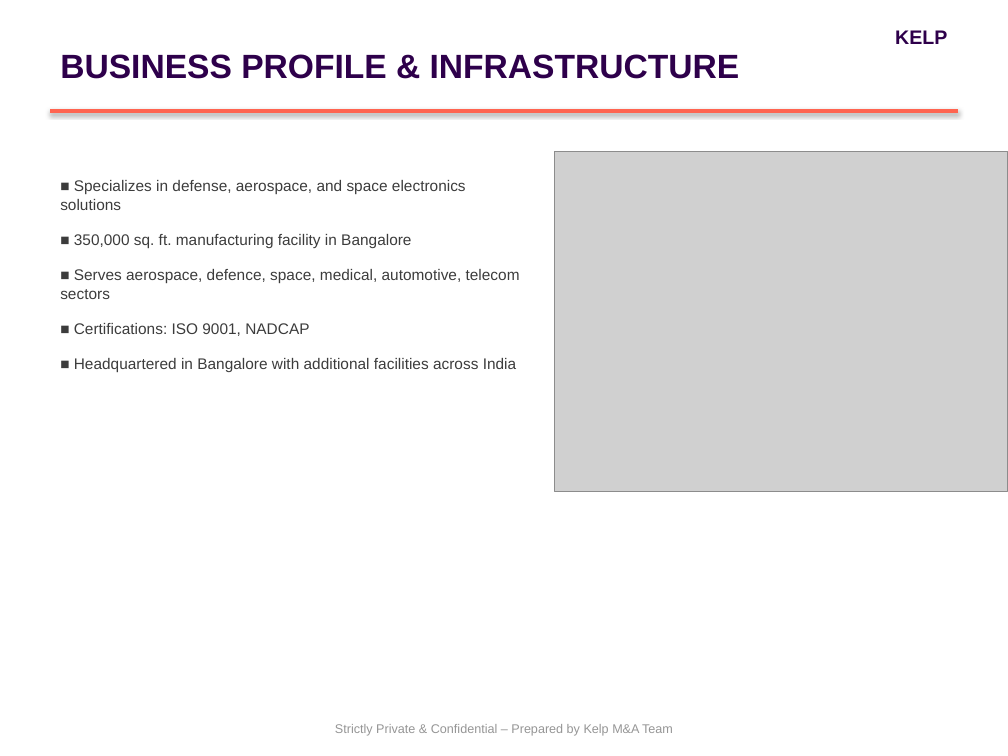
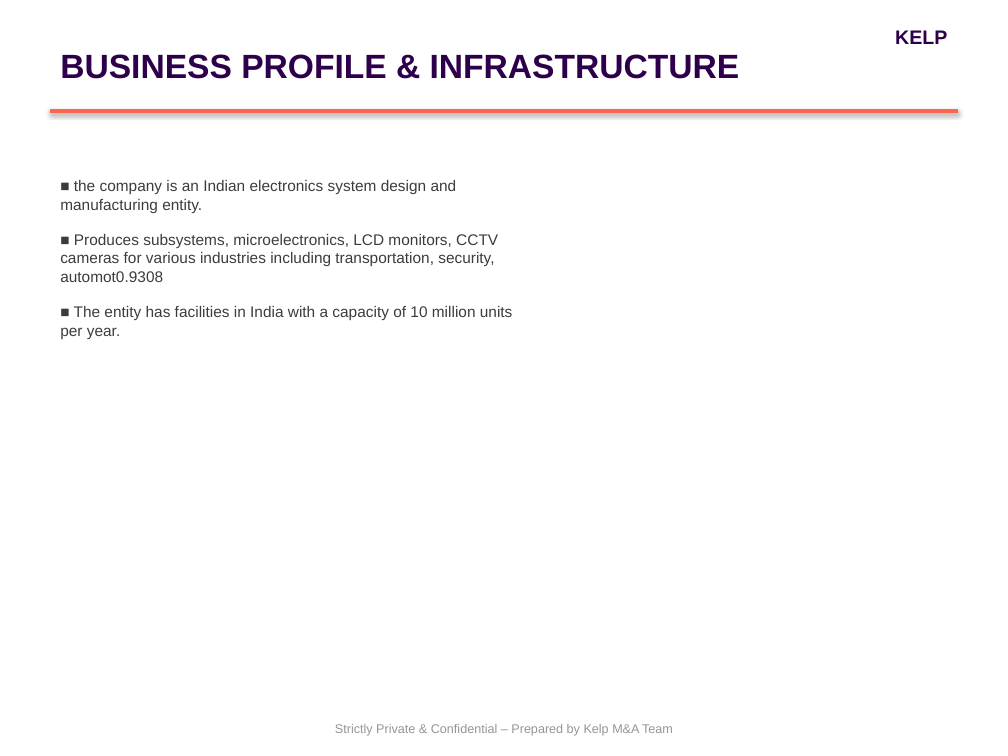
Before and after one commit to PiyushiAnand/Doc_to_PPT, a slide deck: slide 2 of Blind_Teaser_Centum_Final.pptx. Drawn at 1008x756 pixels with LibreOffice and Linux fonts; fonts in the diff are those of the drawing; grey boxes stand for pictures. Boxes give left, top, right and bottom in pixels: in the first picture for what was removed or moved away, otherwise in the second. Text is boxed around its words. In the diff, an @@ line names an element or a change of style, - is before the commit and + after.

```diff
--- a/Blind_Teaser_Centum_Final.pptx
+++ b/Blind_Teaser_Centum_Final.pptx
@@ picture removed at <box>554,151,1008,492</box> @@
@@ text at <box>60,180,513,339</box>: text changed @@
-■ Specializes in defense, aerospace, and space electronics solutions
-■ 350,000 sq. ft. manufacturing facility in Bangalore
-■ Serves aerospace, defence, space, medical, automotive, telecom sectors
-■ Certifications: ISO 9001, NADCAP
-■ Headquartered in Bangalore with additional facilities across India
+■ the company is an Indian electronics system design and manufacturing entity.
+■ Produces subsystems, microelectronics, LCD monitors, CCTV cameras for various industries including transportation, security, automot0.9308
+■ The entity has facilities in India with a capacity of 10 million units per year.
```
Also in this commit, not shown: 2 other slides changed, 14 other files.
